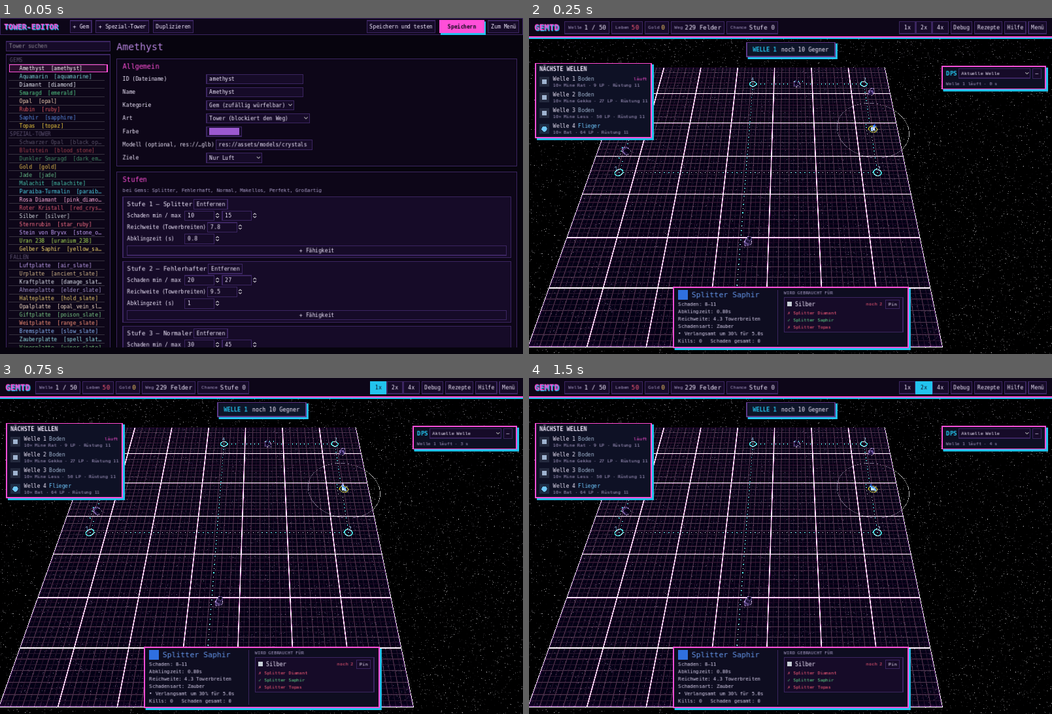
Above: before the commit, frames 1-4 (two rows, left to right).
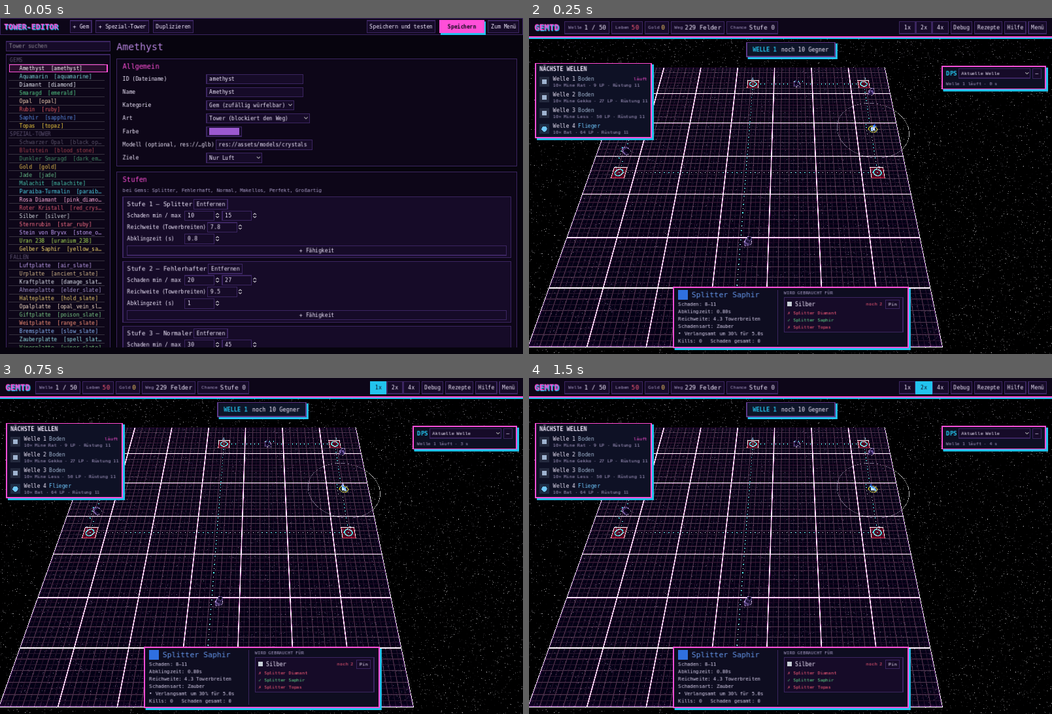
Above: after the commit, the same moments.

Repository: Tulkor/GemTD
Game: Godot game, scene res://tests/smoke_test.tscn
The game is run twice, just before and just after one commit, with the same random seed, the same clock (stepped at 60 frames per second) and the same inputs. This scene is started directly instead of the project's main scene.
Inputs:
- Up to frame 1 (0.05 s): no input
- Up to frame 2 (0.25 s): no input
- Up to frame 3 (0.75 s): click "1x" at 0.5 s
- Up to frame 4 (1.5 s): click "2x" at 1.25 s

Frame 1 is identical in both runs. In frame 2, 0.2% of the frame differs, in the area x 15-69%, y 18-48%; in frame 3, 0.2%; in frame 4, 0.2%.

Commit message:
Sperrzone um Wegpunkte: durchsichtig rot mit Neonrand
Co-Authored-By: Claude Opus 5.5 (1M context) <noreply@anthropic.com>
Claude-Session: https://claude.ai/code/session_01JAx9m2TBXvoxseTuUbme7u

Diff:
--- a/assets/shaders/neon_floor.gdshader
+++ b/assets/shaders/neon_floor.gdshader
@@ -26,6 +26,10 @@
 /// Raster der einzelnen Felder (halbe Towerbreite, Tower lassen sich darauf versetzen), noch dunkler
 uniform float cell_energy = 0.42;
 uniform float cell_alpha = 0.5;
+/// Sperrzone um Spawn, Ziel und Checkpoints: durchsichtig rot mit Neonrand
+uniform vec4 zone_color : source_color = vec4(1.0, 0.12, 0.22, 1.0);
+uniform float zone_alpha = 0.34;
+uniform float zone_edge_energy = 3.0;
 /// Linienbreite in Einheiten (1 = Towerbreite)
 uniform float line_width = 0.014;
 uniform float halo_width = 0.08;
@@ -54,6 +58,13 @@
 	vec3 c = mix(col, vec3(1.0), core_) * energy;
 	float a = max(body, halo);
 	return vec4(mix(col * energy * 0.6, c, body), a);
+}
+
+float is_zone(ivec2 c) {
+	if (c.x < 0 || c.y < 0 || c.x >= int(cells.x) || c.y >= int(cells.y)) {
+		return 0.0;
+	}
+	return step(0.5, texelFetch(blocked, c, 0).g);
 }
 
 void fragment() {
@@ -91,6 +102,19 @@
 			col = mix(col, line_color.rgb, fl);
 			alpha = max(alpha, fl);
 		}
+		// Sperrzone um die Wegpunkte: rote Fläche, Neonrand zu bebaubaren Feldern
+		if (is_zone(c) > 0.5) {
+			col = mix(col, zone_color.rgb, zone_alpha);
+			alpha = max(alpha, zone_alpha + floor_alpha * 0.5);
+			float dz = 10.0;
+			if (is_zone(c + ivec2(-1, 0)) < 0.5) dz = min(dz, f.x);
+			if (is_zone(c + ivec2(1, 0)) < 0.5) dz = min(dz, 1.0 - f.x);
+			if (is_zone(c + ivec2(0, -1)) < 0.5) dz = min(dz, f.y);
+			if (is_zone(c + ivec2(0, 1)) < 0.5) dz = min(dz, 1.0 - f.y);
+			vec4 z = tube(dz * cell, line_width * 1.8, zone_color.rgb, zone_edge_energy, aa);
+			col = mix(col, z.rgb, z.a);
+			alpha = max(alpha, z.a);
+		}
 		// Ränder zu blockierten Feldern
 		float de = 10.0;
 		if (is_blocked(c + ivec2(-1, 0)) > 0.5) de = min(de, f.x);
--- a/scripts/map/board_3d.gd
+++ b/scripts/map/board_3d.gd
@@ -276,7 +276,8 @@
 	_ground_mat.set_shader_parameter("splat", ImageTexture.create_from_image(img))
 
 
-## Neon-Feld: Fläche über die ganze Map, blockierte Felder als Maske (ein Pixel pro Feld).
+## Neon-Feld: Fläche über die ganze Map, blockierte Felder (R) und Sperrzonen um die
+## Wegpunkte (G) als Maske, ein Pixel pro Feld.
 func _rebuild_floor() -> void:
 	var size := Vector2(map.width, map.height) * CELL
 	var plane := PlaneMesh.new()
@@ -287,10 +288,14 @@
 	var origin := Vector2i(map.width, map.height)  # erstes freies Feld (oben links)
 	for y in map.height:
 		for x in map.width:
-			if map.get_tile(Vector2i(x, y)) == MapData.BLOCKED:
+			var c := Vector2i(x, y)
+			if map.get_tile(c) == MapData.BLOCKED:
 				img.set_pixel(x, y, Color.WHITE)
 			else:
-				origin = origin.min(Vector2i(x, y))
+				origin = origin.min(c)
+				# G = Sperrzone um Spawn, Ziel und Checkpoints (nicht bebaubar)
+				if map.is_marker_zone(c):
+					img.set_pixel(x, y, Color(0, 1, 0))
 	_floor_mat.set_shader_parameter("grid_origin", Vector2(origin))
 	_floor_mat.set_shader_parameter("blocked", ImageTexture.create_from_image(img))
 	_floor_mat.set_shader_parameter("cells", Vector2(map.width, map.height))
